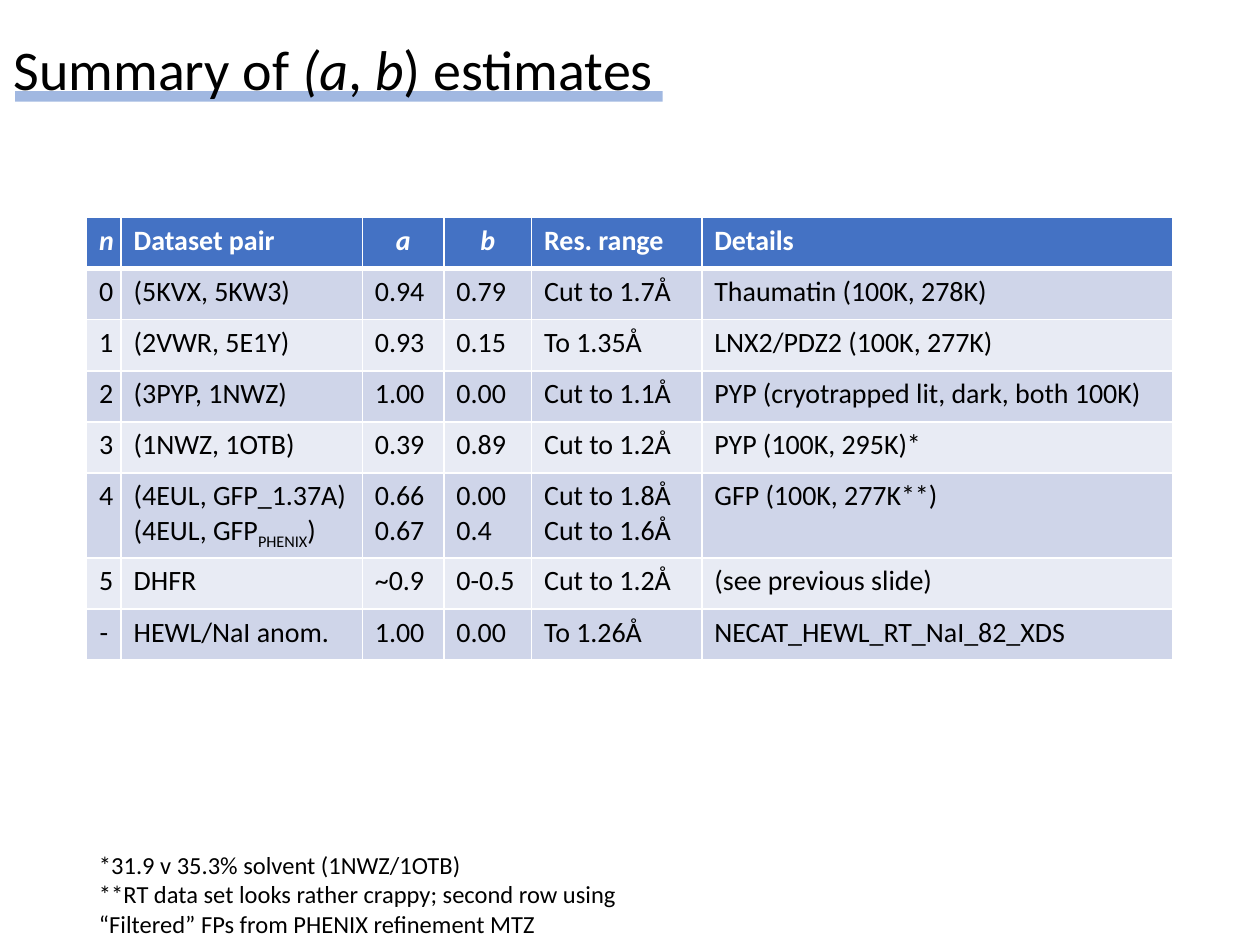
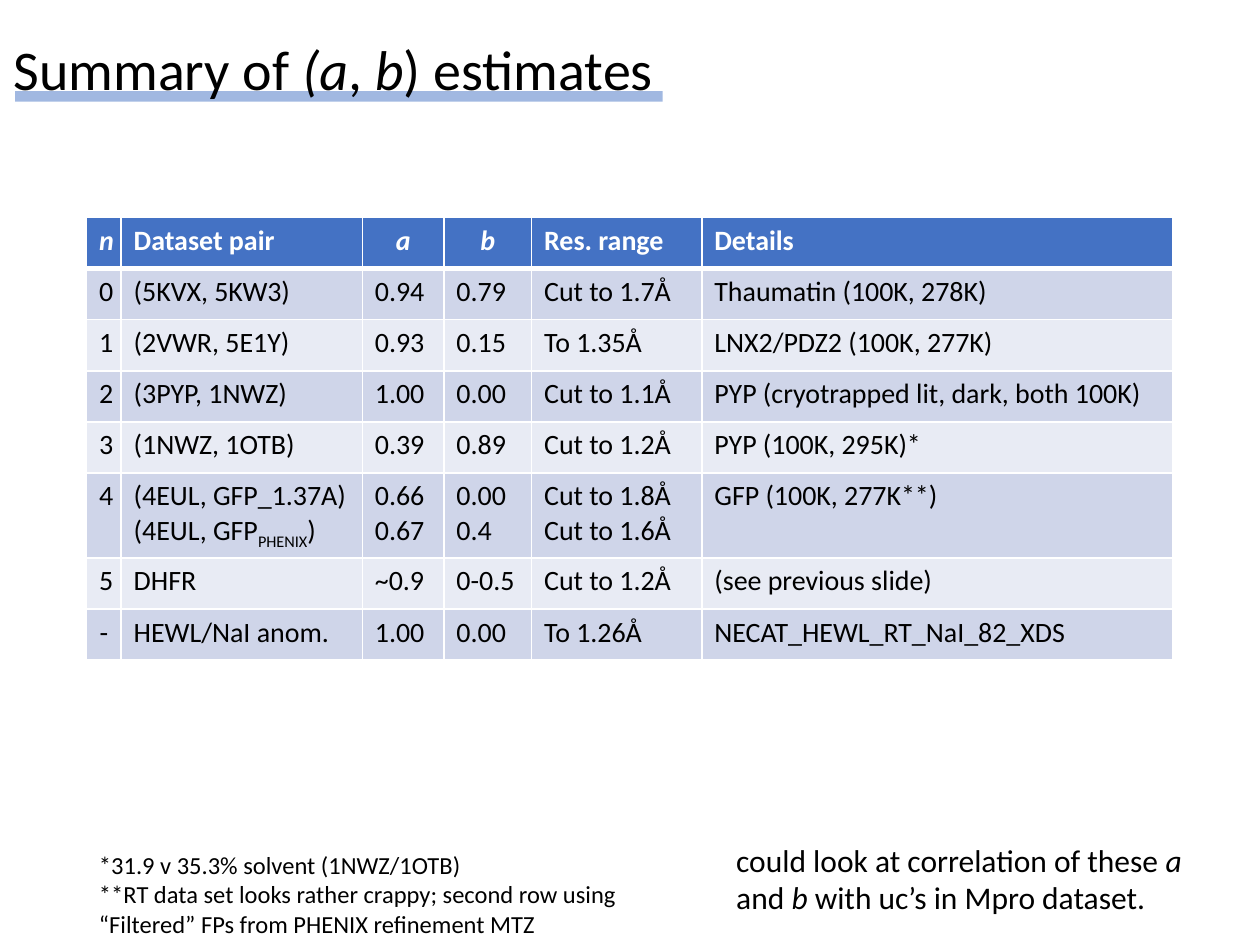
Before and after one commit to Hekstra-Lab/dw, a slide deck: slide 29 of Summary_of_findings_DH_20210218.pptx (slide 26 before the commit). Drawn at 1260x945 pixels with LibreOffice and Linux fonts; fonts in the diff are those of the drawing. Boxes give left, top, right and bottom in pixels: in the first picture for what was removed or moved away, otherwise in the second. Text is boxed around its words. In the diff, an @@ line names an element or a change of style, - is before the commit and + after.

```diff
--- a/Summary_of_findings_DH_20210218.pptx
+++ b/Summary_of_findings_DH_20210218.pptx
@@ text added at [736, 850, 1182, 914], 18 pt, text #000000 @@
+could look at correlation of these a and b with uc’s in Mpro dataset.
```
Also in this commit, not shown: 2 other slides changed, 12 slides added, 1 slide removed, 16 other files.
